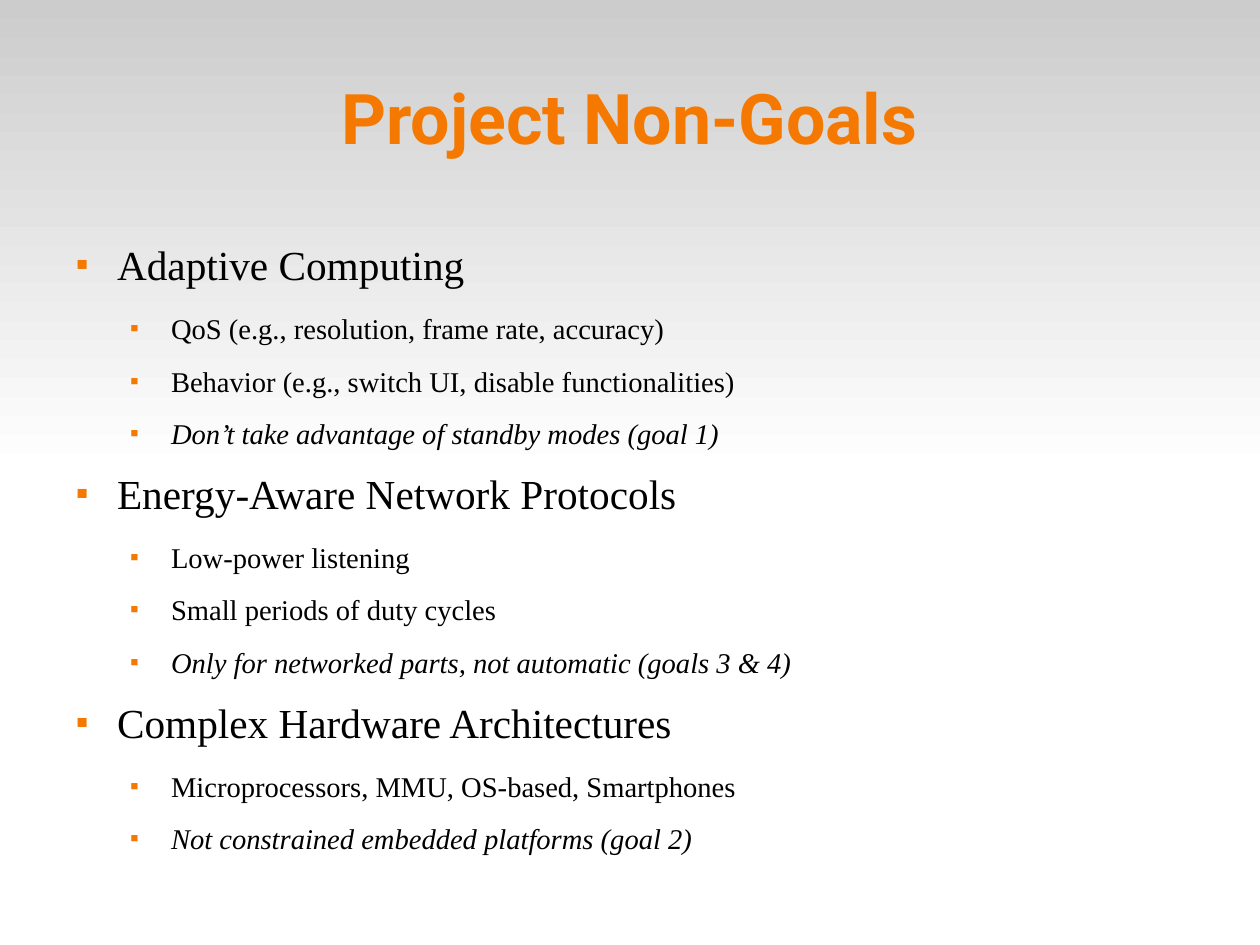
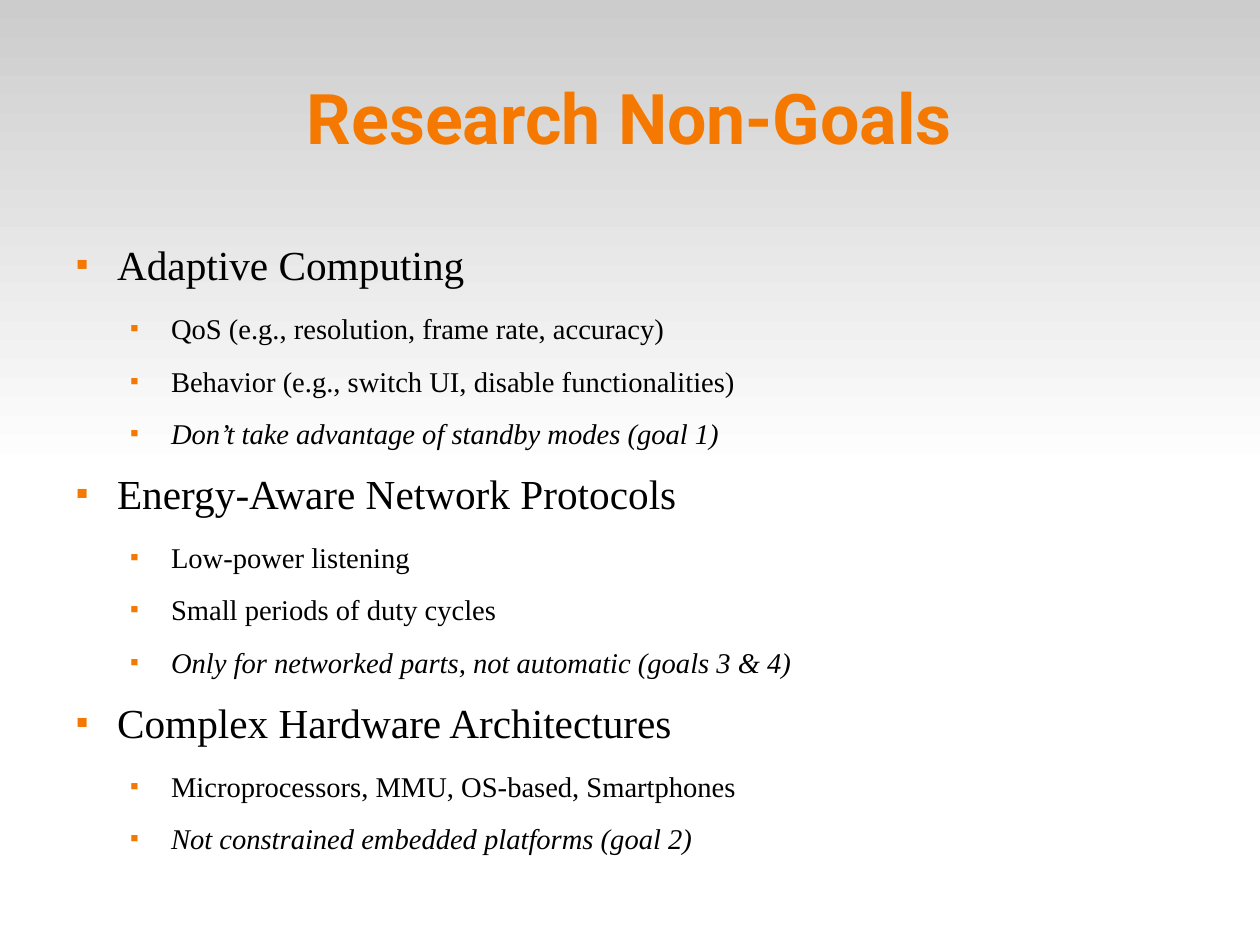
Before and after one commit to fsantanna-uerj/serrapilheira, a slide deck: slide 6 of Apresentacao/ceu-serra-laas.odp. Drawn at 1260x945 pixels with LibreOffice and Linux fonts; fonts in the diff are those of the drawing. Boxes give left, top, right and bottom in pixels: in the first picture for what was removed or moved away, otherwise in the second. Text is boxed around its words. In the diff, an @@ line names an element or a change of style, - is before the commit and + after.

```diff
--- a/Apresentacao/ceu-serra-laas.odp
+++ b/Apresentacao/ceu-serra-laas.odp
@@ title at box(307, 91, 952, 145): text changed @@
-Project Non-Goals
+Research Non-Goals
```
Also in this commit, not shown: 10 other slides changed, 1 other file.
